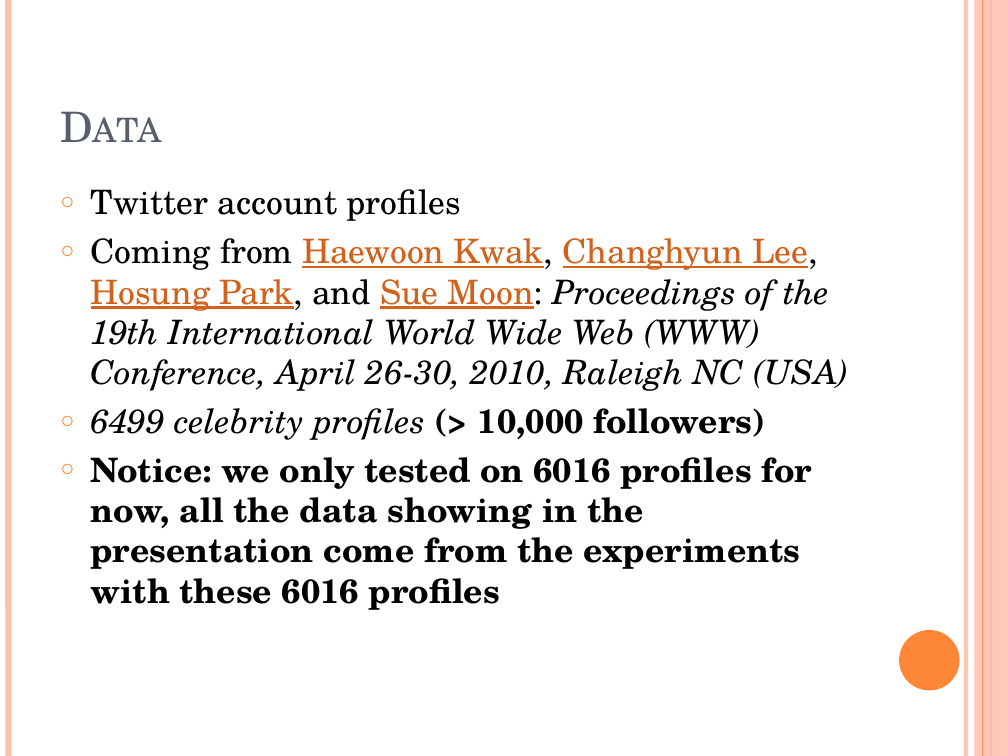
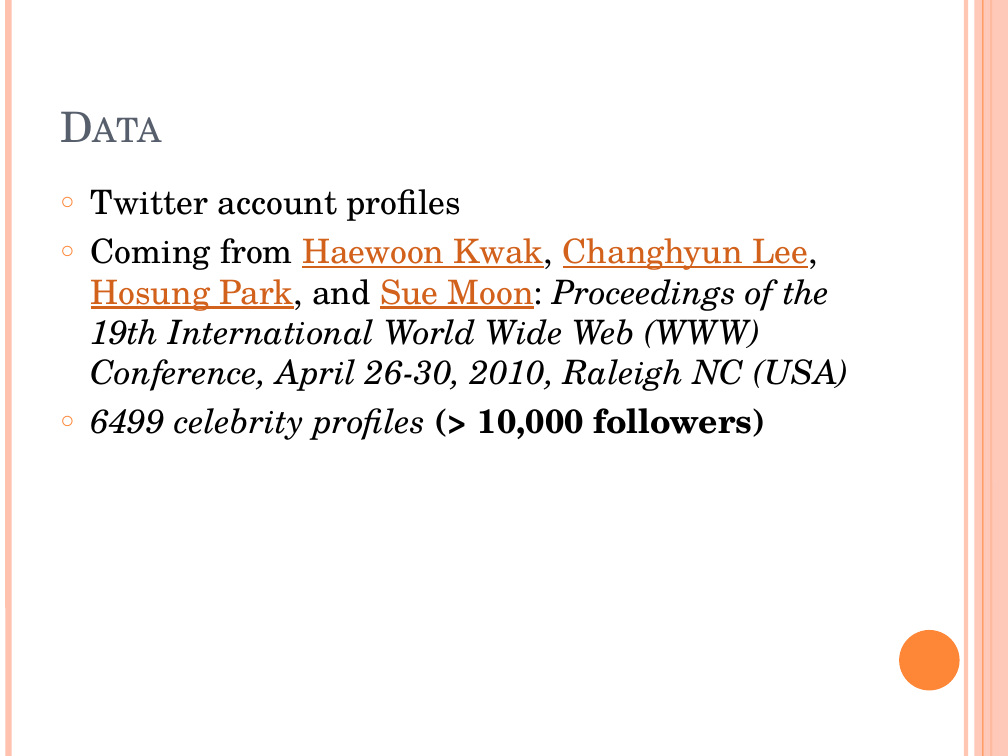
Before and after one commit to ttang10/Organization_Detection_ML, a slide deck: slide 2 of Organization Detection.pptx. Drawn at 1008x756 pixels with LibreOffice and Linux fonts; fonts in the diff are those of the drawing. Boxes give left, top, right and bottom in pixels: in the first picture for what was removed or moved away, otherwise in the second. Text is boxed around its words. In the diff, an @@ line names an element or a change of style, - is before the commit and + after.

```diff
--- a/Organization Detection.pptx
+++ b/Organization Detection.pptx
@@ text at box(91, 457, 812, 610): paragraph removed @@
-○ Notice: we only tested on 6016 profiles for now, all the data showing in the presentation come from the experiments with these 6016 profiles
```
Also in this commit, not shown: 3 other slides changed, 47 other files.
